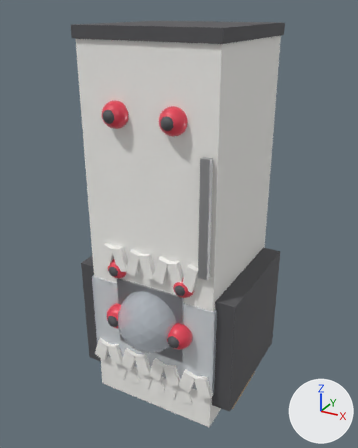
One commit to the glTF model zeds_world_panelak/assets/models/props_zed.glb: the scene before it, then after it.
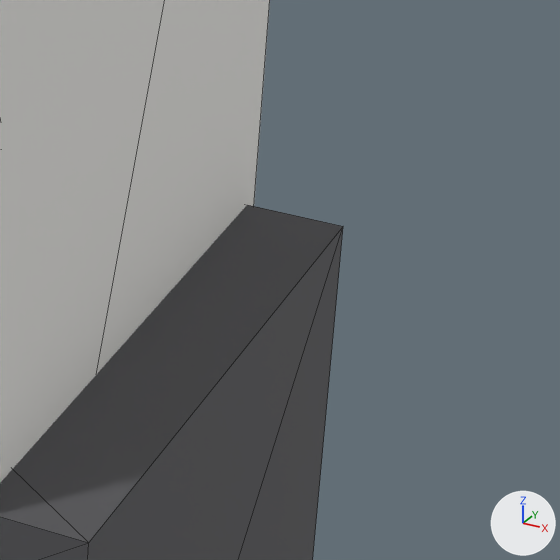
Each version is shown whole from a 50 mm camera at (1.03, -1.914, 1.809) aimed at (0.019, -0.075, 0.89), then close up on the part from 61% to 89% of the width and 47% to 69% of the height. Lighting does not change. The marker at lower right points along +X, +Y and +Z. The older version's two pictures come first. The close-ups show mesh edges as thin lines.

Objects in the first close-up: 'lednice_oziva__bila', 'televize_oziva__cerna'.
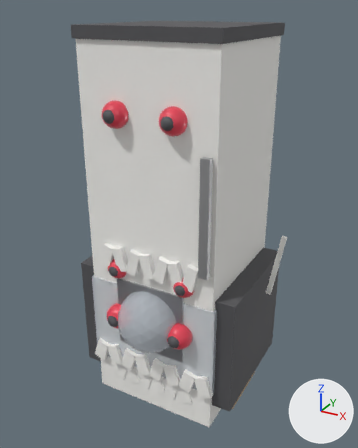
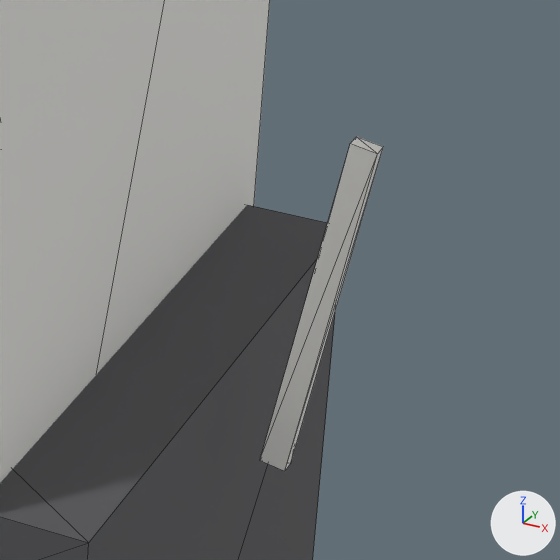
Where the change shows, as pixel boxes (x1, y1, x2, y2) in the close-ups (560 x 560 px):
```json
{"object": "sekera__bila", "change": "added", "after": [260, 137, 383, 471]}
```

Scene script edits in JSON lines:
```json
{"op": "add", "block": "me_sekera__bila", "code": ["me_sekera__bila = bpy.data.meshes.new('sekera__bila')", "me_sekera__bila.from_pydata([(0.434, 0.007, 0.607), (0.434, -0.007, 0.607), (0.485, 0.007, 0.903), (0.485, -0.007, 0.903), (0.455, 0.007, 0.603), (0.455, -0.007, 0.603), (0.506, 0.007, 0.899), (0.506, -0.007, 0.899)], [], [(1, 3, 0), (4, 1, 0), (0, 3, 2), (2, 4, 0), (1, 7, 3), (5, 1, 4), (5, 7, 1), (3, 7, 2), (6, 4, 2), (2, 7, 6), (6, 5, 4), (7, 5, 6)])", "me_sekera__bila.materials.append(mat_bila)  # white #f6f6f2"]}
{"op": "add", "block": "ob_sekera__bila", "code": ["ob_sekera__bila = bpy.data.objects.new('sekera__bila', me_sekera__bila)", "ob_sekera__bila.location = (0.0, 0.0, 0.0)"]}
```
